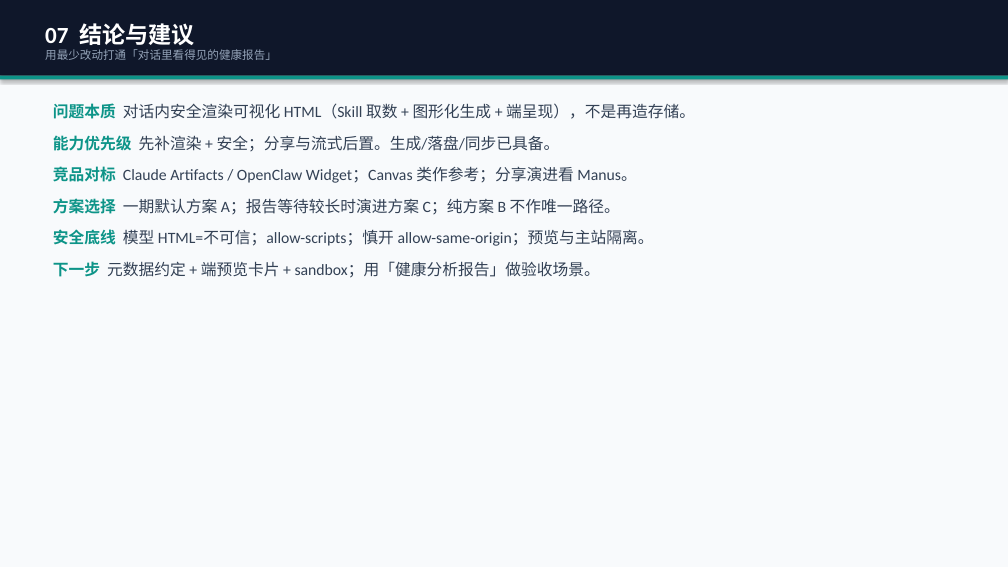
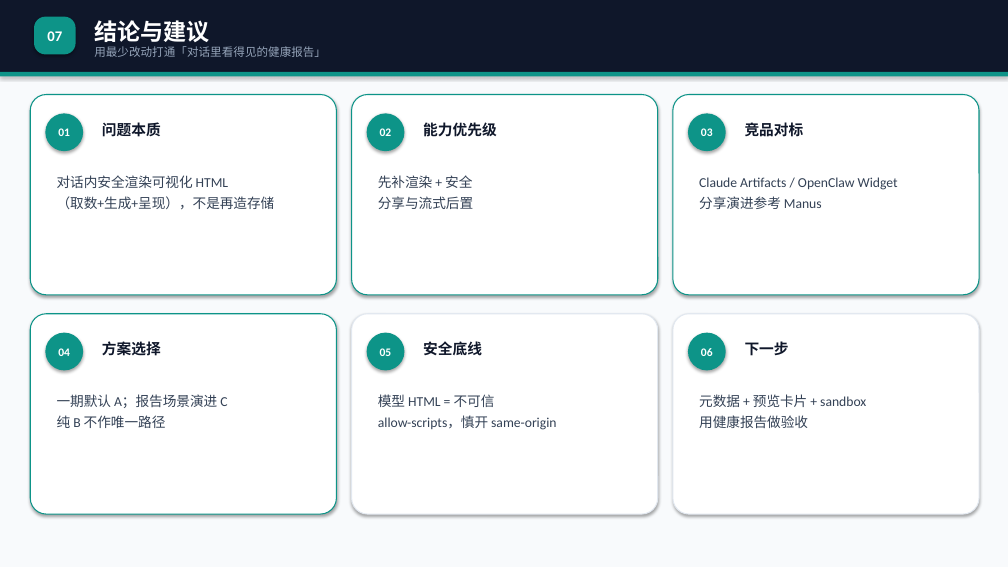
Before and after one commit to Lizzy67/leetcode, a slide deck: slide 8 of docs/agent_html_preview_proposal.pptx. Drawn at 1008x567 pixels with LibreOffice and Linux fonts; fonts in the diff are those of the drawing. Boxes give left, top, right and bottom in pixels: in the first picture for what was removed or moved away, otherwise in the second. Text is boxed around its words. In the diff, an @@ line names an element or a change of style, - is before the commit and + after.

```diff
--- a/docs/agent_html_preview_proposal.pptx
+++ b/docs/agent_html_preview_proposal.pptx
@@ rectangle: place and size @@
-rectangle at [0, 0, 1008, 76]
+rectangle at [0, 0, 1008, 72]
@@ rounded rectangle added at [34, 17, 76, 54], fill #0D9488, 14 pt, text #FFFFFF, bold @@
+07
@@ text "结论与建议": place and size @@
-text "结论与建议" at [45, 23, 277, 60]
+text "结论与建议" at [94, 20, 326, 57]
@@ text at [94, 20, 209, 42]: text changed @@
-07 结论与建议
+结论与建议
@@ rectangle: place and size @@
-rectangle at [0, 76, 1008, 79]
+rectangle at [0, 72, 1008, 76]
@@ rounded rectangle added at [30, 95, 337, 295], fill #FFFFFF, outline #0D9488 1 pt @@
@@ ellipse added at [45, 113, 83, 151], fill #0D9488, 11 pt, text #FFFFFF, bold @@
+01
@@ text removed at [53, 103, 695, 278] @@
-问题本质 对话内安全渲染可视化 HTML（Skill 取数 + 图形化生成 + 端呈现），不是再造存储。
-能力优先级 先补渲染 + 安全；分享与流式后置。生成/落盘/同步已具备。
-竞品对标 Claude Artifacts / OpenClaw Widget；Canvas 类作参考；分享演进看 Manus。
-方案选择 一期默认方案 A；报告等待较长时演进方案 C；纯方案 B 不作唯一路径。
-安全底线 模型 HTML=不可信；allow-scripts；慎开 allow-same-origin；预览与主站隔离。
-下一步 元数据约定 + 端预览卡片 + sandbox；用「健康分析报告」做验收场景。
@@ rounded rectangle added at [352, 95, 658, 295], fill #FFFFFF, outline #0D9488 1 pt @@
@@ ellipse added at [367, 113, 405, 151], fill #0D9488, 11 pt, text #FFFFFF, bold @@
+02
@@ rounded rectangle added at [673, 95, 979, 295], fill #FFFFFF, outline #0D9488 1 pt @@
@@ ellipse added at [688, 113, 726, 151], fill #0D9488, 11 pt, text #FFFFFF, bold @@
+03
@@ text added at [102, 122, 161, 136], 14 pt, text #0F172A, bold @@
+问题本质
@@ text added at [423, 122, 497, 137], 14 pt, text #0F172A, bold @@
+能力优先级
@@ text added at [745, 122, 804, 137], 14 pt, text #0F172A, bold @@
+竞品对标
@@ text added at [57, 175, 275, 210], 13 pt, text #334155 @@
+对话内安全渲染可视化 HTML
+（取数+生成+呈现），不是再造存储
@@ text added at [378, 175, 473, 209], 13 pt, text #334155 @@
+先补渲染 + 安全
+分享与流式后置
@@ text added at [699, 177, 898, 209], 13 pt, text #334155 @@
+Claude Artifacts / OpenClaw Widget
+分享演进参考 Manus
@@ rounded rectangle added at [30, 314, 337, 514], fill #FFFFFF, outline #0D9488 1 pt @@
@@ rounded rectangle added at [352, 314, 658, 514], fill #FFFFFF, outline #E2E8F0 1 pt @@
@@ rounded rectangle added at [673, 314, 979, 514], fill #FFFFFF, outline #E2E8F0 1 pt @@
@@ ellipse added at [45, 333, 83, 371], fill #0D9488, 11 pt, text #FFFFFF, bold @@
+04
@@ text added at [102, 341, 161, 356], 14 pt, text #0F172A, bold @@
+方案选择
@@ ellipse added at [367, 333, 405, 371], fill #0D9488, 11 pt, text #FFFFFF, bold @@
+05
@@ text added at [423, 341, 482, 356], 14 pt, text #0F172A, bold @@
+安全底线
@@ ellipse added at [688, 333, 726, 371], fill #0D9488, 11 pt, text #FFFFFF, bold @@
+06
@@ text added at [745, 341, 789, 356], 14 pt, text #0F172A, bold @@
+下一步
@@ text added at [57, 394, 227, 428], 13 pt, text #334155 @@
+一期默认 A；报告场景演进 C
+纯 B 不作唯一路径
@@ text added at [378, 394, 556, 430], 13 pt, text #334155 @@
+模型 HTML = 不可信
+allow-scripts，慎开 same-origin
@@ text added at [699, 394, 866, 429], 13 pt, text #334155 @@
+元数据 + 预览卡片 + sandbox
+用健康报告做验收
```
Also in this commit, not shown: 7 other slides changed, 5 other files.
